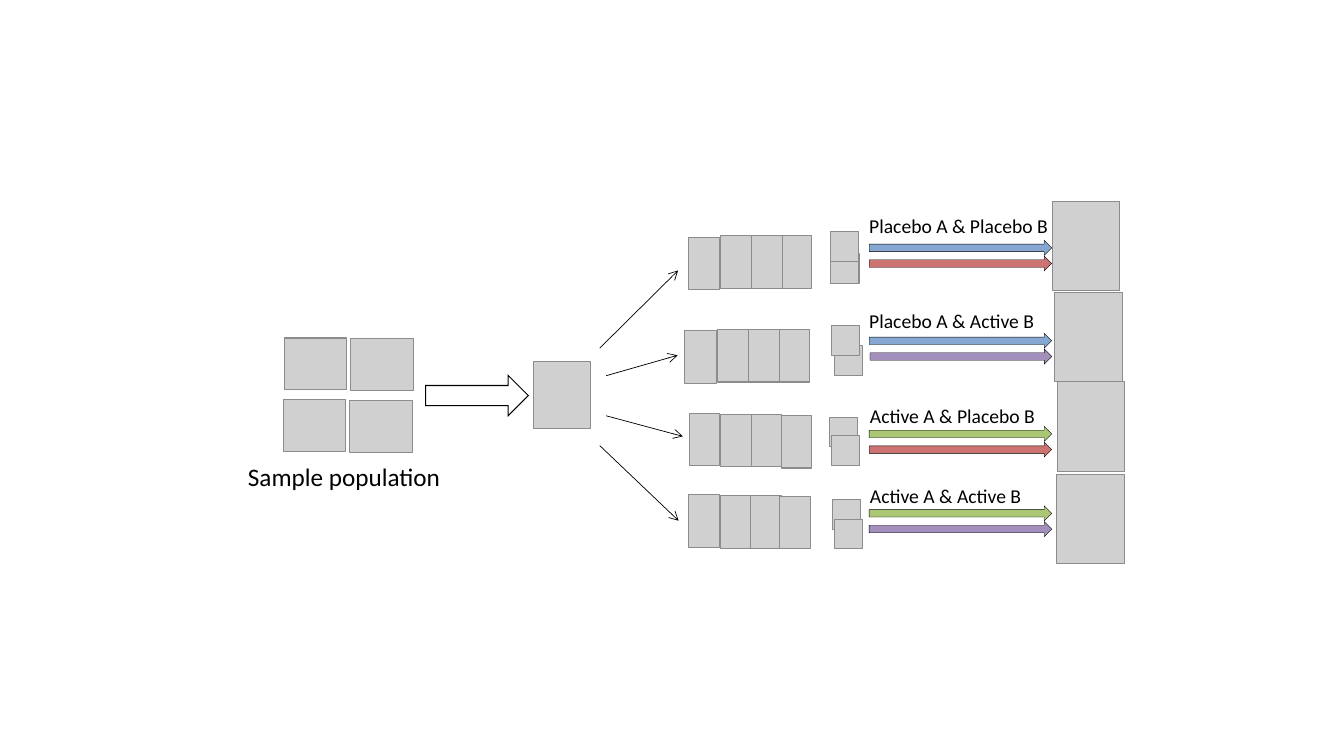
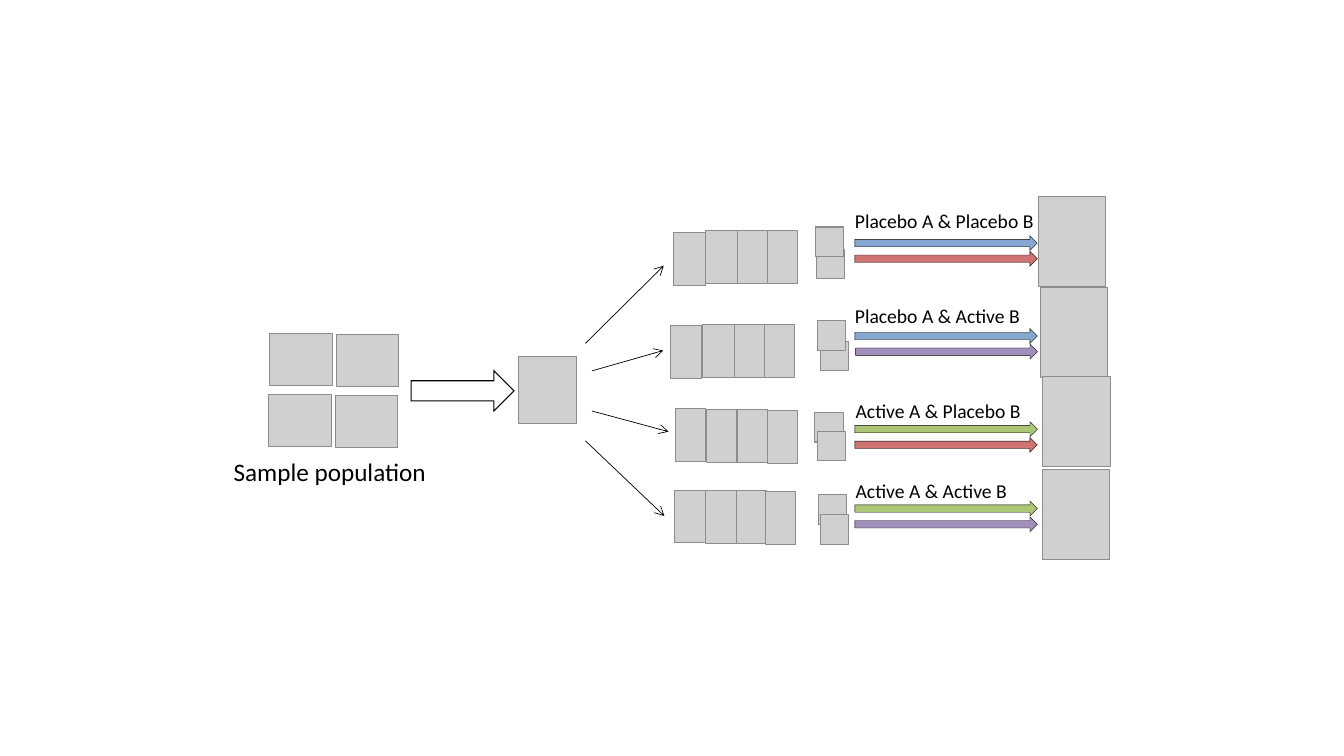
Before and after one commit to kpuka/SIMAH, a slide deck: slide 5 of images/posts/rct1-study-design/images.pptx (slide 3 before the commit). Drawn at 1344x756 pixels with LibreOffice and Linux fonts; fonts in the diff are those of the drawing; grey boxes stand for pictures. Boxes give left, top, right and bottom in pixels: in the first picture for what was removed or moved away, otherwise in the second. Text is boxed around its words. In the diff, an @@ line names an element or a change of style, - is before the commit and + after.

```diff
--- a/images/posts/rct1-study-design/images.pptx
+++ b/images/posts/rct1-study-design/images.pptx
@@ 33 pictures, 9 right arrows, 5 texts, 4 arrows: place and size @@
-33 pictures, 9 right arrows, 5 texts, 4 arrows at <box>248,202,1125,565</box>
+33 pictures, 9 right arrows, 5 texts, 4 arrows at <box>234,197,1111,560</box>
```
Also in this commit, not shown: 2 other slides changed, 2 slides added, 4 other files.
